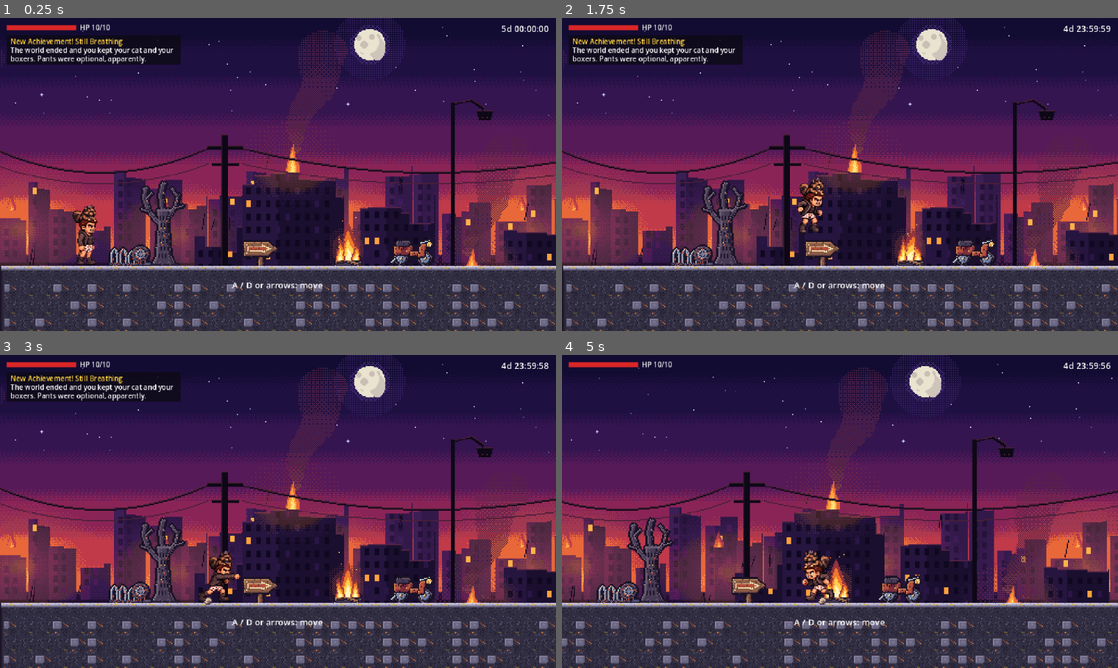
Above: before the commit, frames 1-4 (two rows, left to right).
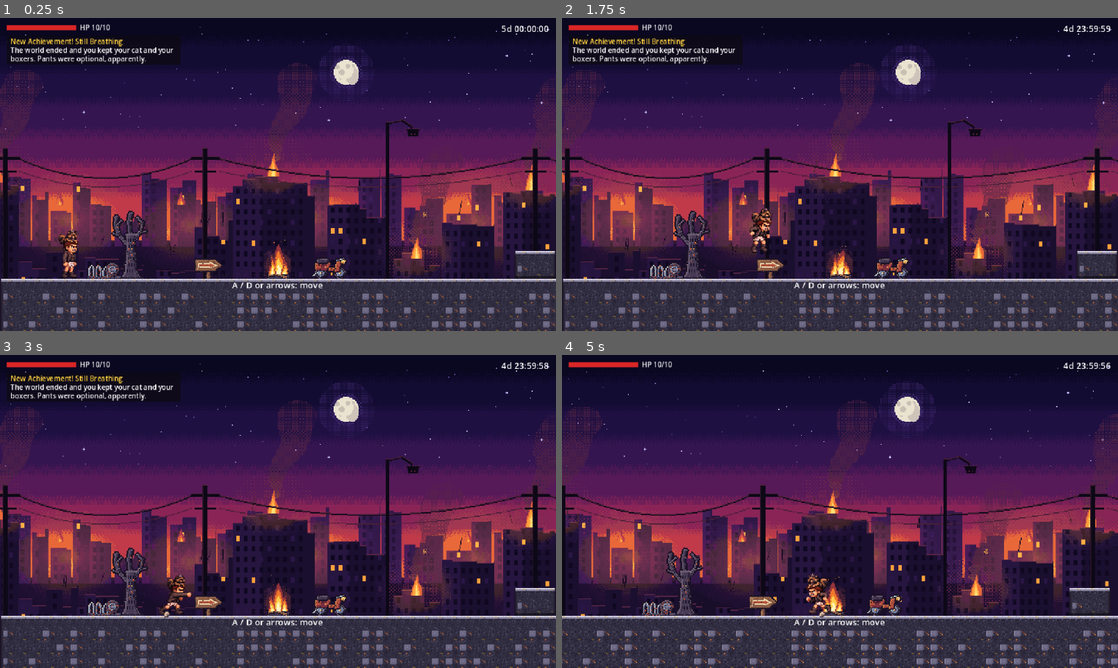
Above: after the commit, the same moments.

Repository: BrainCellDevelopment/dcc-side-scroller
Game: Godot game, scene res://scenes/level00.tscn
Same seed, same stepped clock (60 frames per second), same inputs: the game is played once before the commit and once after it.
Inputs:
- Up to frame 1 (0.25 s): no input
- Up to frame 2 (1.75 s): hold D (move_right) from 0.53 s (still down); tap J (attack) at 0.6 s; tap Space (jump) at 0.77, 1.52 s; tap E (interact) at 1.35 s
- Up to frame 3 (3 s): release D (move_right) at 2.03 s; hold A (move_left) 2.03-2.78 s; tap X at 2.1 s; hold D (move_right) from 2.78 s (still down); tap J (attack) at 2.85 s
- Up to frame 4 (5 s): tap Space (jump) at 3.02, 3.77, 4.52 s; tap E (interact) at 3.6 s; release D (move_right) at 4.28 s; hold A (move_left) from 4.28 s (still down); tap X at 4.35 s

The runs differ from the first frame. In frame 1, 37% of the frame differs, in the area x 0-100%, y 0-100%; in frame 2, 37%; in frame 3, 37%; in frame 4, 37%.

Commit message:
Bake the world scale into Carl's sprites; drop the runtime zoom
Reverts the 1.25x camera zoom and instead downscales Carl's imported art by
0.8 (CARL_BAKE in import_row.py), so the whole game draws at one even scale
and the level, collision and camera behave as before.

Co-Authored-By: Claude Sonnet 5.5 <noreply@anthropic.com>

Diff:
--- a/dcc-side-scroller/scripts/autoload/game.gd
+++ b/dcc-side-scroller/scripts/autoload/game.gd
@@ -12,7 +12,6 @@
 signal screen_shake(strength: float, duration: float)
 
 const FLOOR_TIME: float = 432000.0
-const WORLD_SCALE: float = 1.25
 const ACTION_DEADZONE: float = 0.5
 
 var in_combat: bool = false
--- a/dcc-side-scroller/scripts/level/background.gd
+++ b/dcc-side-scroller/scripts/level/background.gd
@@ -89,7 +89,6 @@
 	var root: Node2D = Node2D.new()
 	root.name = "Style_" + String(def["name"])
 	root.texture_filter = CanvasItem.TEXTURE_FILTER_NEAREST
-	root.scale = Vector2.ONE * Game.WORLD_SCALE
 	add_child(root)
 	var data: Array = []
 	for item: Variant in def["layers"]:
@@ -138,7 +137,7 @@
 func _update_style(style_index: int) -> void:
 	if not is_inside_tree():
 		return
-	var view: Vector2 = get_viewport().get_visible_rect().size / Game.WORLD_SCALE
+	var view: Vector2 = get_viewport().get_visible_rect().size
 	var cam_pos: Vector2 = Vector2(view.x * 0.5, anchor_cam_y)
 	var cam: Camera2D = get_viewport().get_camera_2d()
 	if cam != null:
--- a/dcc-side-scroller/scripts/levels/level00.gd
+++ b/dcc-side-scroller/scripts/levels/level00.gd
@@ -81,7 +81,6 @@
 
 
 func _ready() -> void:
-	_camera.zoom = Vector2.ONE * Game.WORLD_SCALE
 	_player.connect("died", _on_player_died)
 	_engineer.connect("defeated", _on_engineer_defeated)
 	_dozer.connect("round_cleared", _on_dozer_round_cleared)
--- a/dcc-side-scroller/scripts/player/player.gd
+++ b/dcc-side-scroller/scripts/player/player.gd
@@ -66,7 +66,6 @@
 	health = max_health
 	_body = SpriteUtil.make_sprite(CARL_SHEET, FRAME, ANIMS)
 	_body.name = "Body"
-	_body.scale = Vector2.ONE / Game.WORLD_SCALE
 	_visual.add_child(_body)
 	_visual.move_child(_body, 0)
 	_body.play("idle")
Binary file changed: dcc-side-scroller/assets/characters/carl.png
